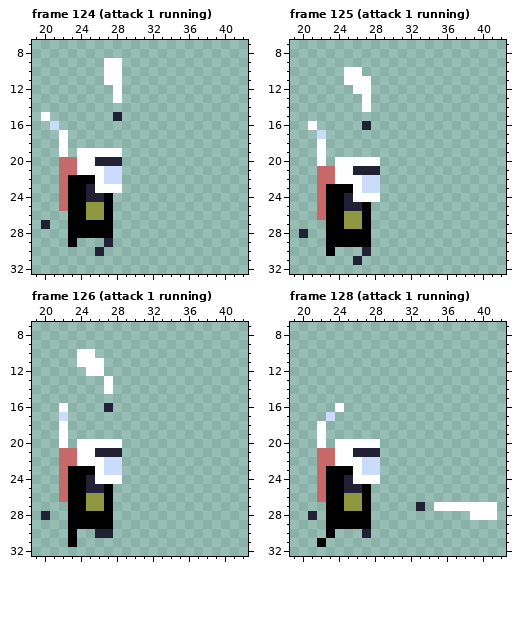
File history of a pixel-art file, Assets/Penusbmic Art/Hero/Sci Fi Hero no effects.aseprite. Above: the version before the commit.
48x48 pixels, 129 frames. Pixels under 10% opacity are left out. Colours within 5 levels of each other are drawn and written as one. Shown: frame 124 (attack 1 running): x 19..42, y 7..32; frame 125 (attack 1 running): x 19..42, y 7..32; frame 126 (attack 1 running): x 19..42, y 7..32; frame 128 (attack 1 running): x 19..42, y 7..32. The commit also changed other frames, which this record leaves out.
After the commit:
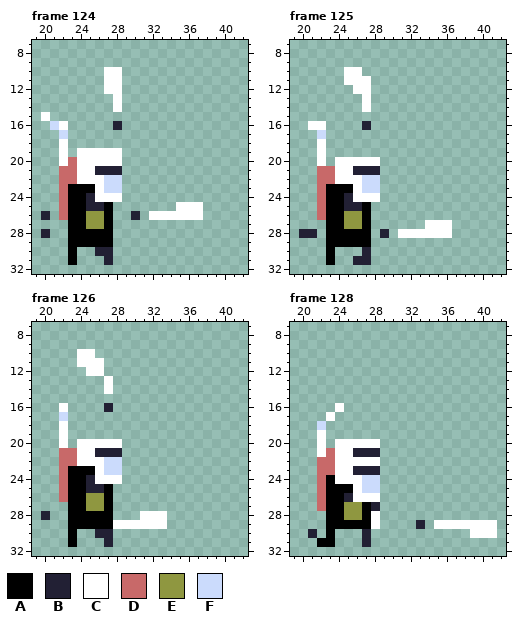
Palette (. is transparent): A #000000  B #222034  C #ffffff  D #c86969  E #8f9740  F #cbdbfc
Change:
layer "Layer 3" added
Frame 124, layers "hero", "Layer 3":
y 9: x 27..28 CC -> ..
y 12: x 27 . -> C
y 14: x 28 . -> C
y 15: x 28 B -> .
y 16: x 22 . -> C; x 28 . -> B
y 17: x 22 C -> F
y 20: x 22 D -> C; x 26..28 BBB -> CCC
y 21: x 26..28 CFF -> BBB
y 22: x 23..25 AAA -> DCC
y 23: x 25 B -> A; x 27..28 CC -> FF
y 24: x 26..28 BA. -> CCC
y 25: x 25..26 EE -> BB; x 35..37 ... -> CCC
y 26: x 20 . -> B; x 22 . -> D; x 30 . -> B; x 32..37 ...... -> CCCCCC
y 27: x 20 B -> .; x 25..26 AA -> EE
y 28: x 20 . -> B
y 29: x 24..27 ...B -> AAAA
y 30..31: x 23 . -> A; x 27 . -> B
Frame 125, layers "hero", "Layer 3":
y 16: x 22 . -> C
y 27: x 34..36 ... -> CCC
y 28: x 21 . -> B; x 29 . -> B; x 31..36 ...... -> CCCCCC
y 31: x 23 . -> A; x 27 . -> B
Frame 126, layers "hero", "Layer 3":
y 28: x 31..33 ... -> CCC
y 29: x 28..33 ...... -> CCCCCC
y 31: x 27 . -> B
Frame 128, layers "hero", "Layer 3":
y 17: x 23 F -> C
y 18: x 22 C -> F
y 21: x 22 D -> C
y 22: x 27..28 FF -> CC
y 23: x 23..28 AAACFF -> DCCBBB
y 24: x 24..25 AB -> CC; x 27..28 CC -> FF
y 25: x 25..28 BBA. -> ACFF
y 26: x 25..28 EEA. -> BCCC
y 27: x 22 . -> D; x 28 . -> B; x 33 B -> .; x 35..41 CCCCCCC -> .......
y 28: x 21 B -> .; x 25..26 AA -> EE; x 28 . -> C; x 39..41 CCC -> ...
y 29: x 28 . -> C; x 33 . -> B; x 35..41 ....... -> CCCCCCC
y 30: x 21 . -> B; x 39..41 ... -> CCC
y 31: x 23 . -> A; x 27 . -> B
